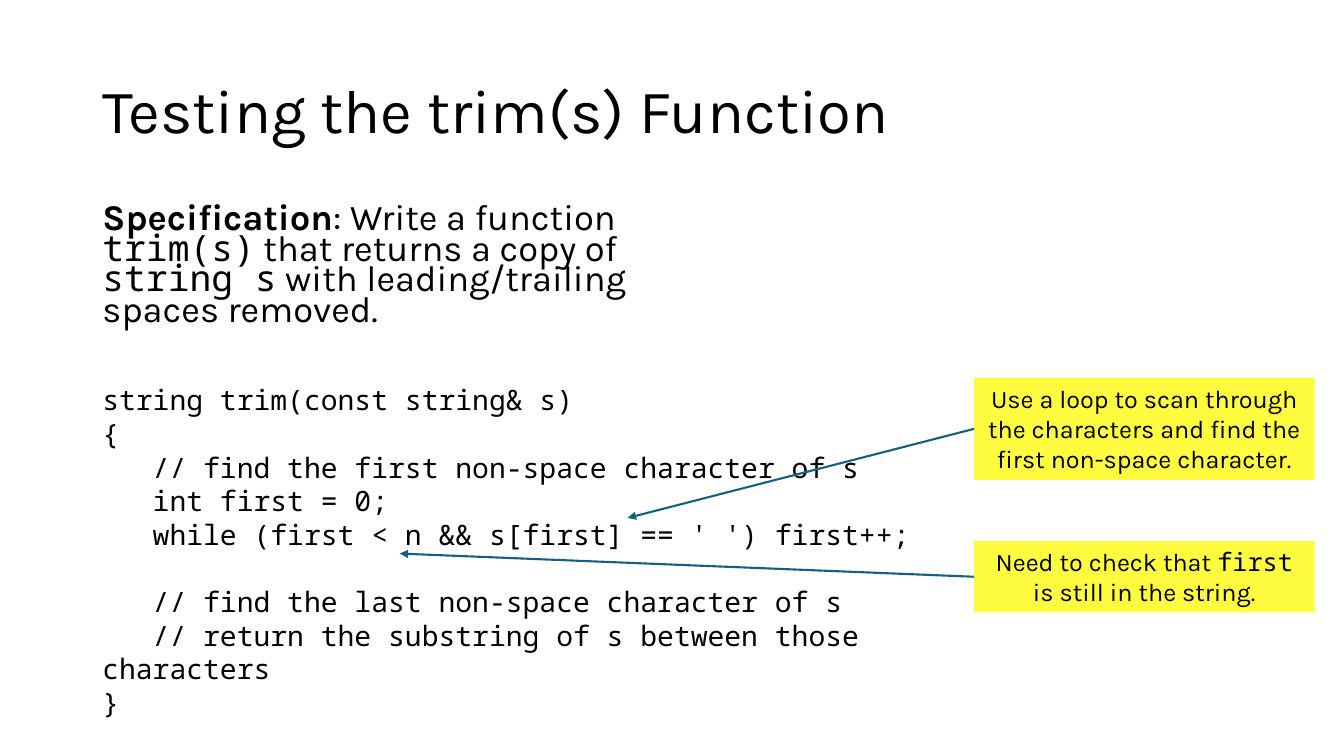
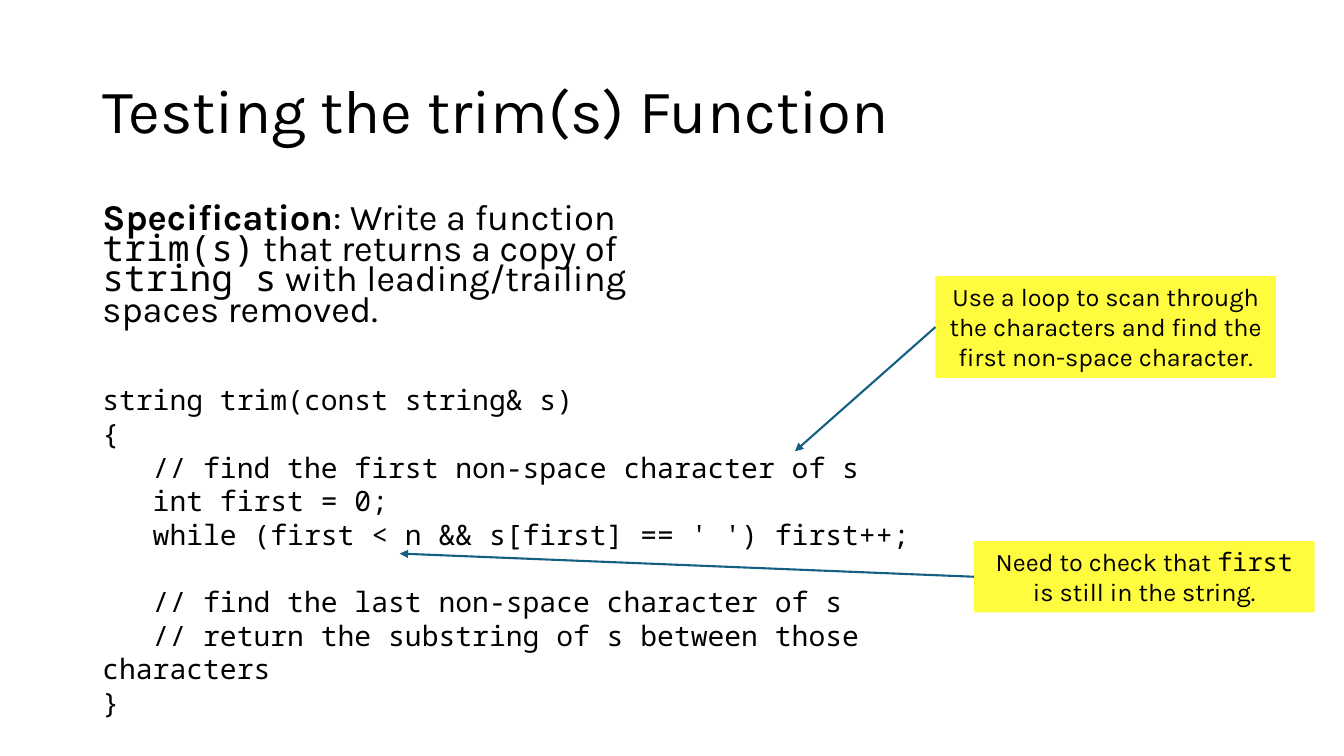
Before and after one commit to tjd1234/cmpt125spring2026, a slide deck: slide 68 of notes/week2/week2.pptx (slide 66 before the commit). Drawn at 1344x756 pixels with LibreOffice and Linux fonts; fonts in the diff are those of the drawing. Boxes give left, top, right and bottom in pixels: in the first picture for what was removed or moved away, otherwise in the second. Text is boxed around its words. In the diff, an @@ line names an element or a change of style, - is before the commit and + after.

```diff
--- a/notes/week2/week2.pptx
+++ b/notes/week2/week2.pptx
@@ rectangle "Use a loop to scan ..." moved from (x1=974, y1=378, x2=1315, y2=480) to (x1=936, y1=276, x2=1276, y2=378) @@
@@ arrow moved from (974, 429) - (628, 518) to (936, 328) - (796, 452) @@
```
Also in this commit, not shown: 15 other slides changed, 2 slides added, 6 other files.
